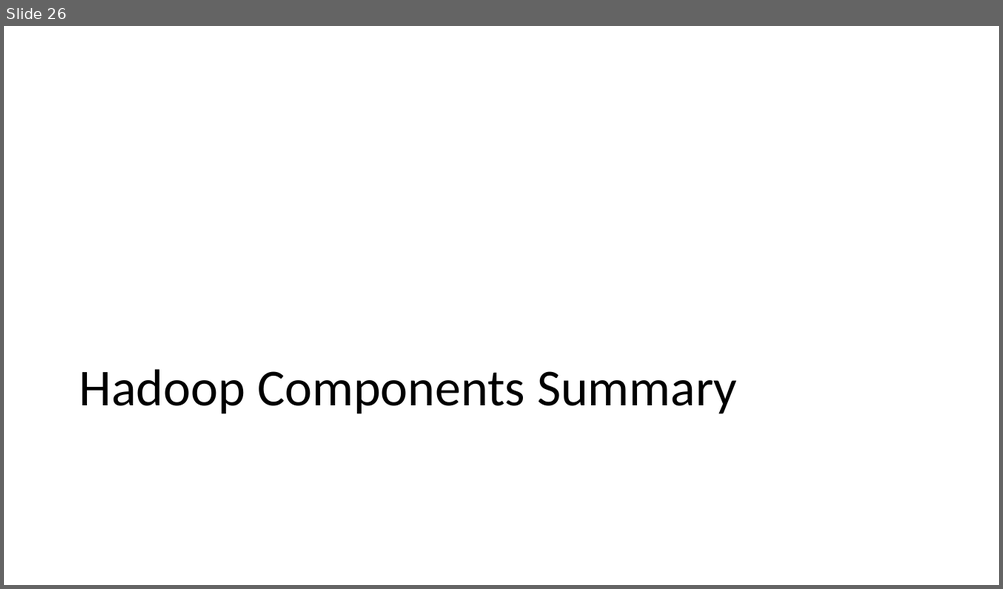
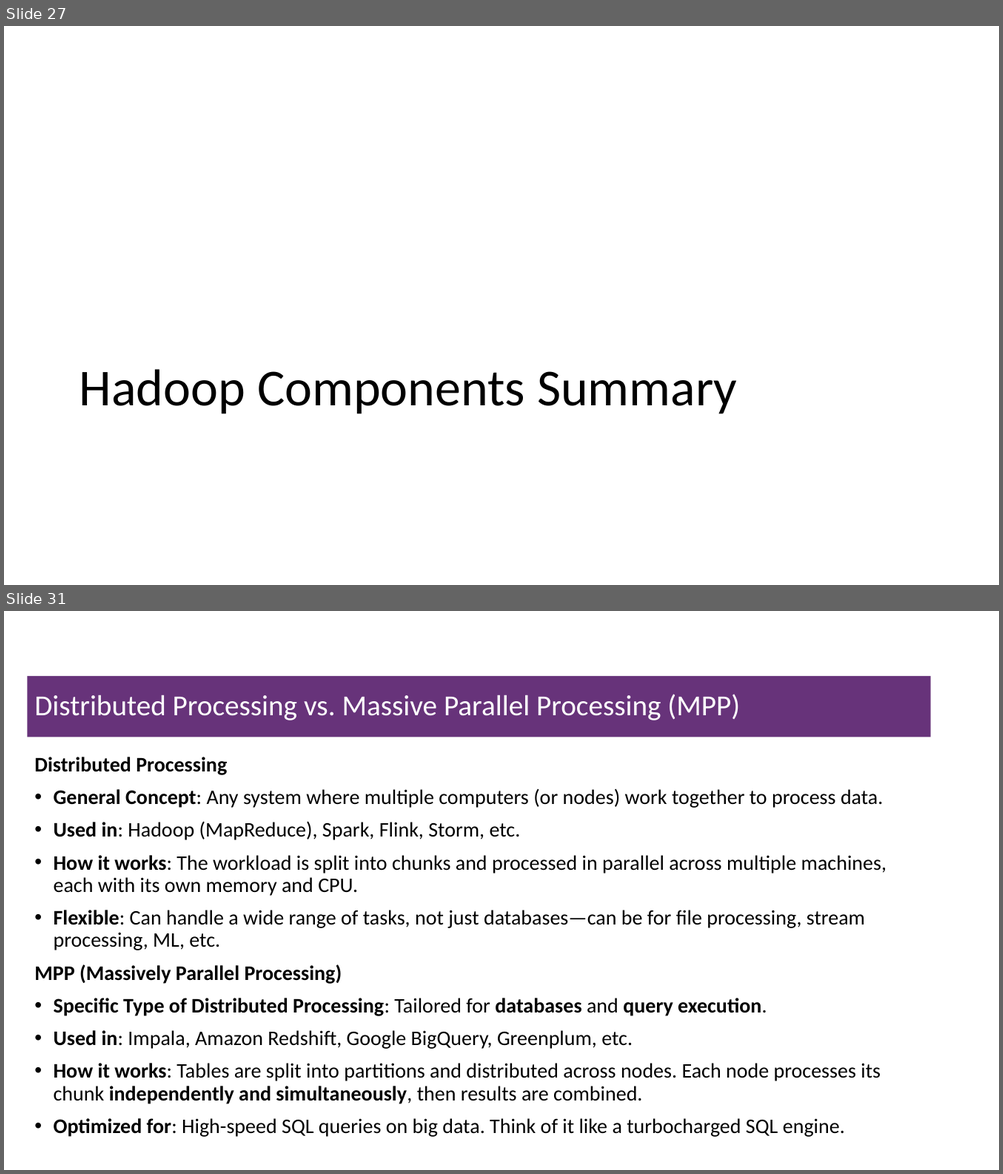
Before and after one commit to msfasha/307401-Big-Data, a slide deck: Lecture Notes/Section 2 - Introduction to Hadoop Eco System/2-Introduction to Hadoop Eco System.pptx. Shown one above the other, each under a label of ours: slide 26 before the commit, slides 27 and 31 after it; the slides between them are not shown. The pictures are 1003x589 and 1003x1174 pixels, drawn with LibreOffice and Linux fonts; fonts in the diff are those of the drawing; background and template pictures are left out. Boxes give left, top, right and bottom in pixels: in the first picture for what was removed or moved away, otherwise in the second. Text is boxed around its words. In the diff, an @@ line names an element or a change of style, - is before the commit and + after.

Commit message:
re-arrange files, modify hadoop echo system

```diff
--- a/Lecture Notes/Section 2 - Introduction to Hadoop Eco System/2-Introduction to Hadoop Eco System.pptx
+++ b/Lecture Notes/Section 2 - Introduction to Hadoop Eco System/2-Introduction to Hadoop Eco System.pptx
@@ slide 31 added at box(4, 611, 999, 1170), background #FFFFFF @@
@@ title added at box(27, 676, 930, 737), fill #67337A, 28 pt, text #FFFFFF @@
+Distributed Processing vs. Massive Parallel Processing (MPP)
@@ text added at box(34, 757, 886, 1137), 20 pt, text #000000 @@
+Distributed Processing
+• General Concept: Any system where multiple computers (or nodes) work together to process data.
+• Used in: Hadoop (MapReduce), Spark, Flink, Storm, etc.
+• How it works: The workload is split into chunks and processed in parallel across multiple machines, each with its own memory and CPU.
+• Flexible: Can handle a wide range of tasks, not just databases—can be for file processing, stream processing, ML, etc.
+MPP (Massively Parallel Processing)
+• Specific Type of Distributed Processing: Tailored for databases and query execution.
+• Used in: Impala, Amazon Redshift, Google BigQuery, Greenplum, etc.
+• How it works: Tables are split into partitions and distributed across nodes. Each node processes its chunk independently and simultaneously, then results are combined.
+• Optimized for: High-speed SQL queries on big data. Think of it like a turbocharged SQL engine.
@@ what was slide 26 is now slide 27 @@
```
Also in this commit, not shown: 6 slides changed, 4 other slides added, 1 slide removed, 1 other file.
